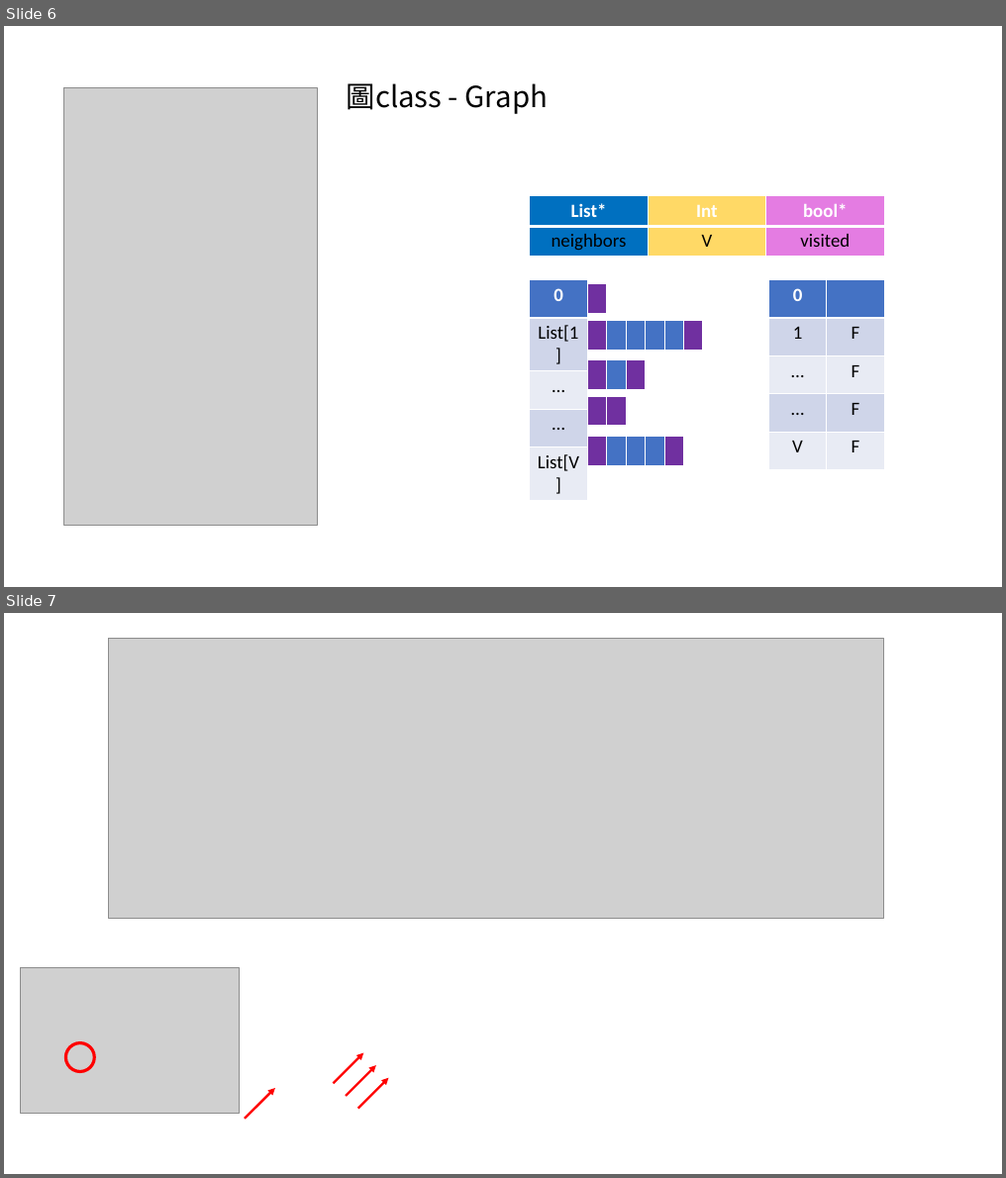
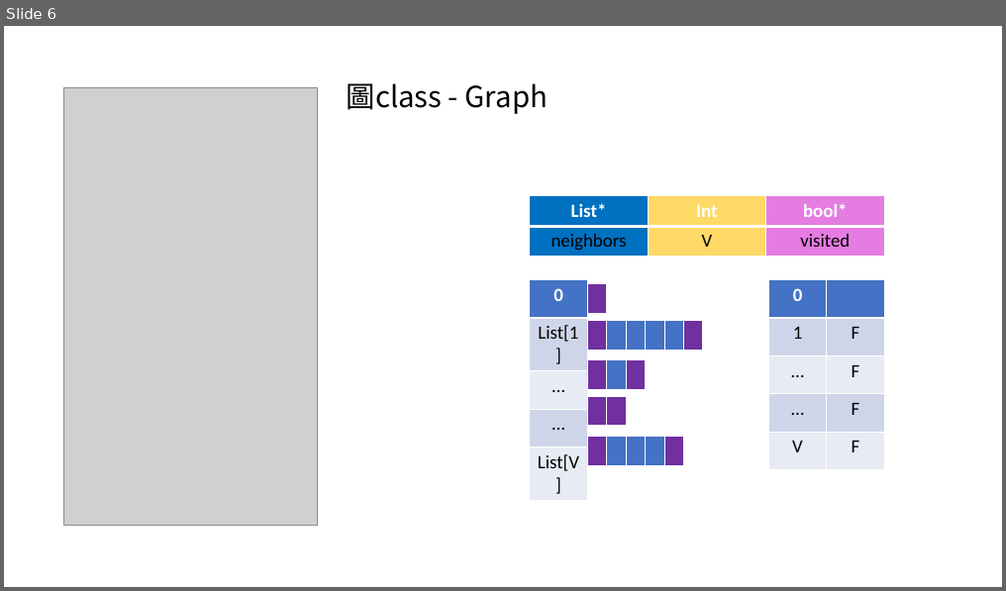
Before and after one commit to Keycatowo/NTHU-OJ, a slide deck: 1660 -DS_Hon_hw2/12235/示意圖.pptx. Shown one above the other, each under a label of ours: slides 6 and 7 before the commit, slide 6 after it. The pictures are 1006x1178 and 1006x591 pixels, drawn with LibreOffice and Linux fonts; fonts in the diff are those of the drawing; grey boxes stand for pictures. Boxes give left, top, right and bottom in pixels: in the first picture for what was removed or moved away, otherwise in the second. Text is boxed around its words. In the diff, an @@ line names an element or a change of style, - is before the commit and + after.

```diff
--- a/1660 -DS_Hon_hw2/12235/示意圖.pptx
+++ b/1660 -DS_Hon_hw2/12235/示意圖.pptx
@@ slide 7 removed at [4, 613, 1002, 1174], background #FFFFFF @@
@@ picture removed at [109, 639, 884, 919] @@
@@ picture removed at [21, 967, 239, 1113] @@
@@ ellipse removed at [66, 1044, 94, 1072] @@
@@ arrow removed from (334, 1084) to (364, 1054) @@
@@ arrow removed from (346, 1096) to (376, 1065) @@
@@ arrow removed from (358, 1109) to (389, 1078) @@
@@ arrow removed from (245, 1119) to (275, 1088) @@
```
Also in this commit, not shown: 2 slides added.
